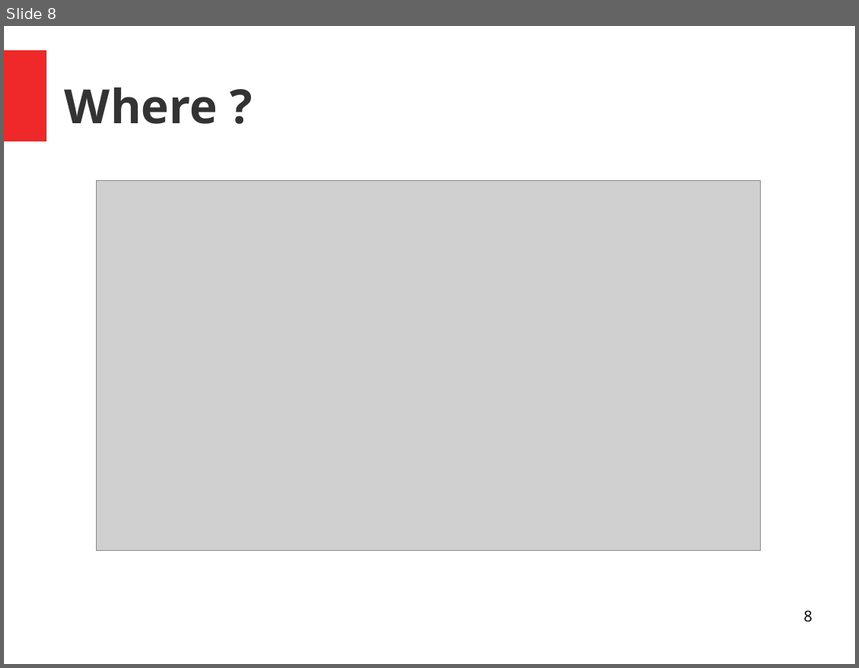
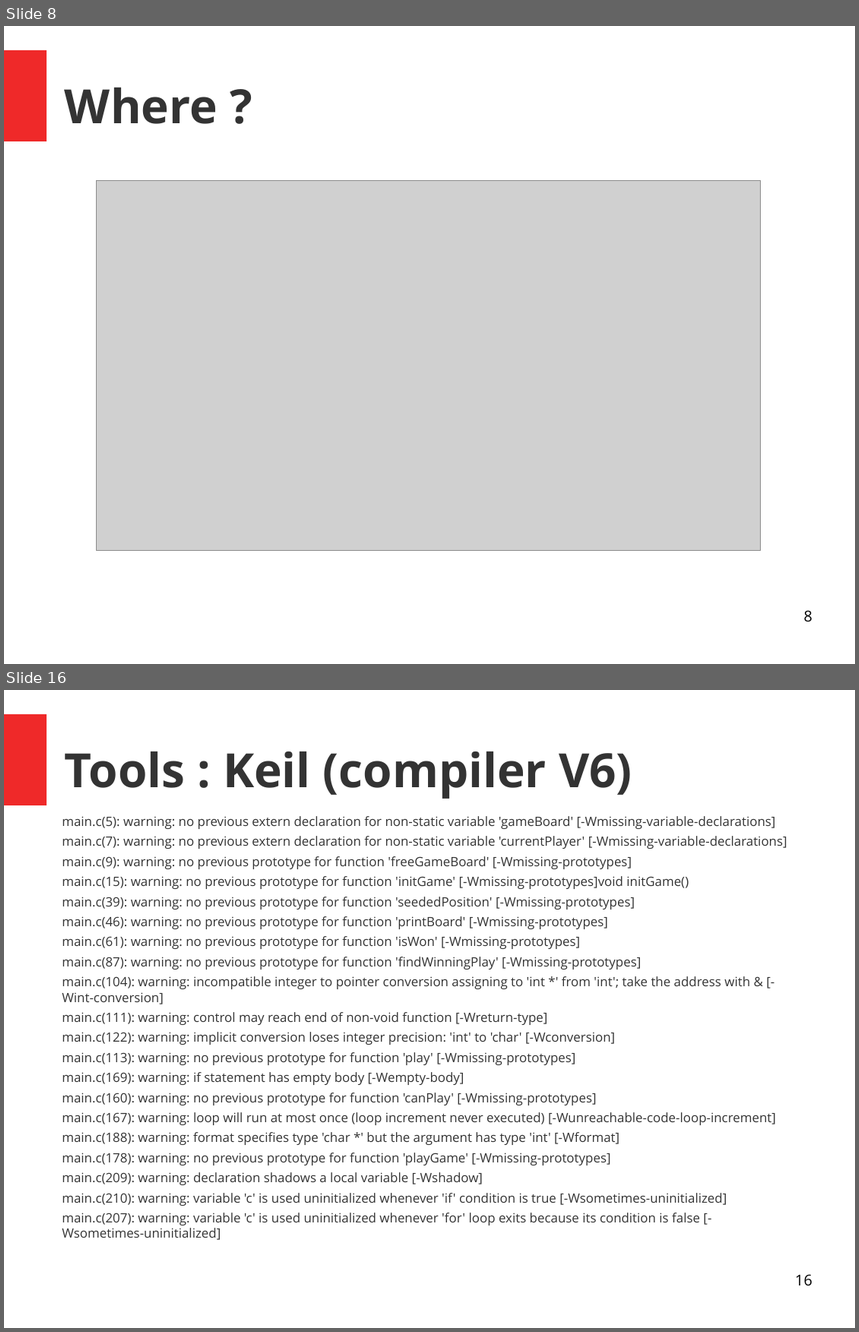
Before and after one commit to PandaChauve/StaticAnalysisTests, a slide deck: Untitled 1.odp. Shown one above the other, each under a label of ours: slide 8 before the commit, slides 8 and 16 after it; the slides between them are not shown. The pictures are 859x668 and 859x1332 pixels, drawn with LibreOffice and Linux fonts; fonts in the diff are those of the drawing; grey boxes stand for pictures. Boxes give left, top, right and bottom in pixels: in the first picture for what was removed or moved away, otherwise in the second. Text is boxed around its words. In the diff, an @@ line names an element or a change of style, - is before the commit and + after.

```diff
--- a/Untitled 1.odp
+++ b/Untitled 1.odp
@@ slide 16 added at (4, 690, 855, 1328), background #FFFFFF; not listed: 1 template element that a slide beside it also shows @@
@@ title added at (65, 752, 633, 799), 44 pt, text #333333, bold @@
+Tools : Keil (compiler V6)
@@ text added at (62, 816, 788, 1240), 12 pt, text #333333 @@
+main.c(5): warning: no previous extern declaration for non-static variable 'gameBoard' [-Wmissing-variable-declarations]
+main.c(7): warning: no previous extern declaration for non-static variable 'currentPlayer' [-Wmissing-variable-declarations]
+main.c(9): warning: no previous prototype for function 'freeGameBoard' [-Wmissing-prototypes]
+main.c(15): warning: no previous prototype for function 'initGame' [-Wmissing-prototypes]void initGame()
+main.c(39): warning: no previous prototype for function 'seededPosition' [-Wmissing-prototypes]
+main.c(46): warning: no previous prototype for function 'printBoard' [-Wmissing-prototypes]
+main.c(61): warning: no previous prototype for function 'isWon' [-Wmissing-prototypes]
+main.c(87): warning: no previous prototype for function 'findWinningPlay' [-Wmissing-prototypes]
+main.c(104): warning: incompatible integer to pointer conversion assigning to 'int *' from 'int'; take the address with & [-Wint-conversion]
+main.c(111): warning: control may reach end of non-void function [-Wreturn-type]
+main.c(122): warning: implicit conversion loses integer precision: 'int' to 'char' [-Wconversion]
+main.c(113): warning: no previous prototype for function 'play' [-Wmissing-prototypes]
+main.c(169): warning: if statement has empty body [-Wempty-body]
+main.c(160): warning: no previous prototype for function 'canPlay' [-Wmissing-prototypes]
+main.c(167): warning: loop will run at most once (loop increment never executed) [-Wunreachable-code-loop-increment]
+main.c(188): warning: format specifies type 'char *' but the argument has type 'int' [-Wformat]
+main.c(178): warning: no previous prototype for function 'playGame' [-Wmissing-prototypes]
+main.c(209): warning: declaration shadows a local variable [-Wshadow]
+main.c(210): warning: variable 'c' is used uninitialized whenever 'if' condition is true [-Wsometimes-uninitialized]
+main.c(207): warning: variable 'c' is used uninitialized whenever 'for' loop exits because its condition is false [-Wsometimes-uninitialized]
@@ page number added at (795, 1274, 813, 1287), 14 pt, text #000000 @@
+16
```
Also in this commit, not shown: 1 slide changed, 21 other slides added, 1 slide removed, 1 other file.
